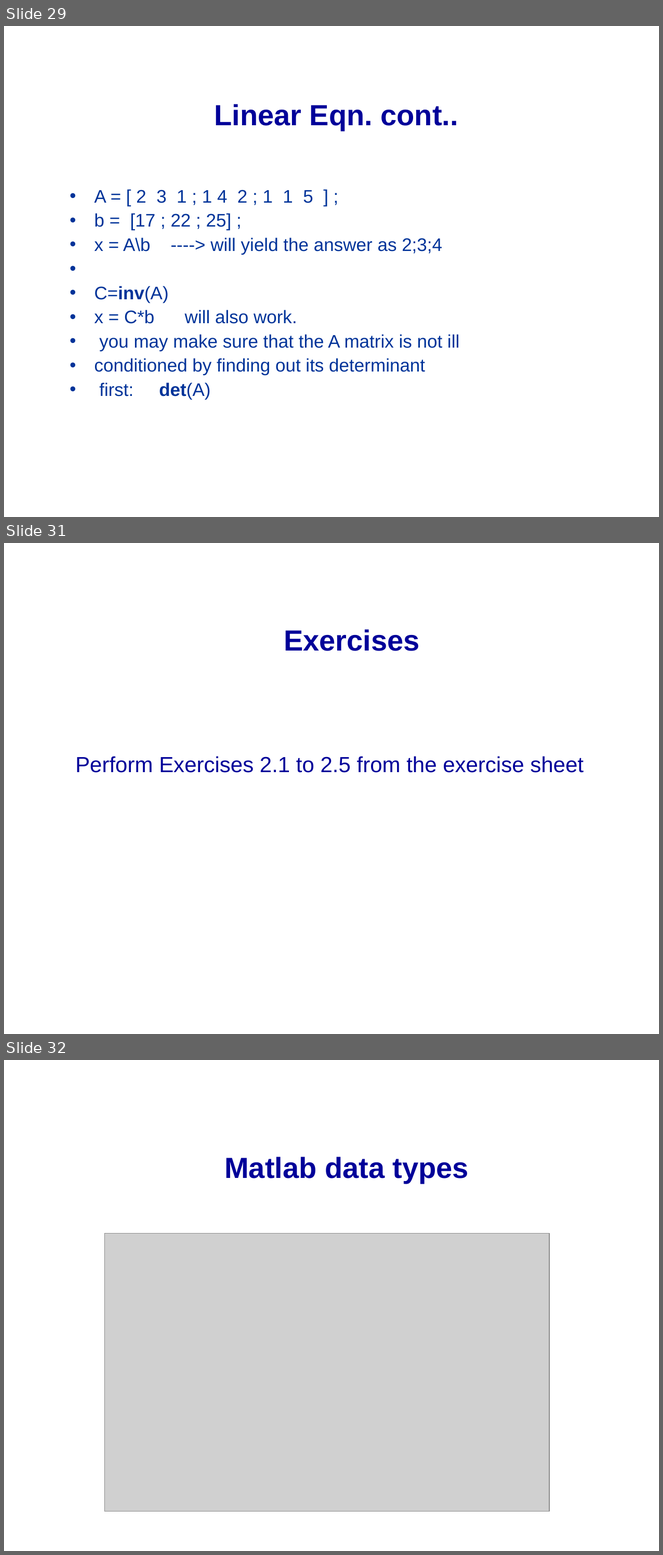
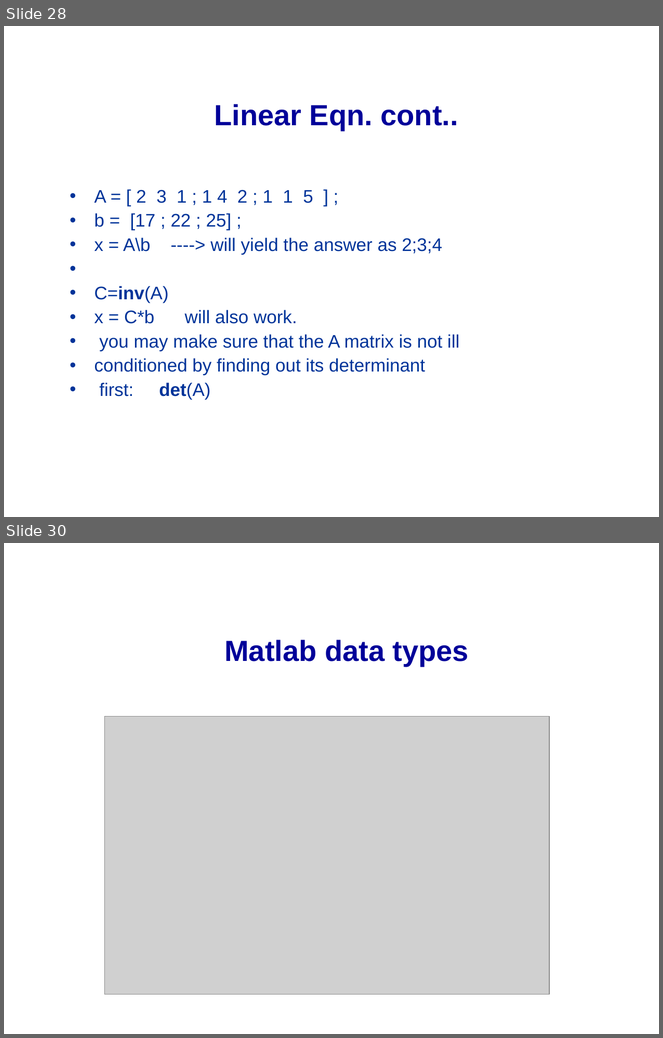
Before and after one commit to mikeg64/iome, a slide deck: src/examples/course/matlab/presentations_and_docs/matlab1.ppt. Shown one above the other, each under a label of ours: slides 29, 31 and 32 before the commit, slides 28 and 30 after it; the slides between them are not shown. The pictures are 663x1555 and 663x1038 pixels, drawn with LibreOffice and Linux fonts; fonts in the diff are those of the drawing; grey boxes stand for pictures; background and template pictures are left out. Boxes give left, top, right and bottom in pixels: in the first picture for what was removed or moved away, otherwise in the second. Text is boxed around its words. In the diff, an @@ line names an element or a change of style, - is before the commit and + after.

```diff
--- a/src/examples/course/matlab/presentations_and_docs/matlab1.ppt
+++ b/src/examples/course/matlab/presentations_and_docs/matlab1.ppt
@@ slide 31 removed at (4, 543, 659, 1034), background picture (left out) @@
@@ title removed at (284, 629, 419, 651) @@
-Exercises
@@ text removed at (75, 756, 584, 773) @@
-Perform Exercises 2.1 to 2.5 from the exercise sheet
@@ what was slide 29 is now slide 28 @@
@@ what was slide 32 is now slide 30 @@
```
Also in this commit, not shown: 3 slides changed, 3 other slides removed, 4 other files.
